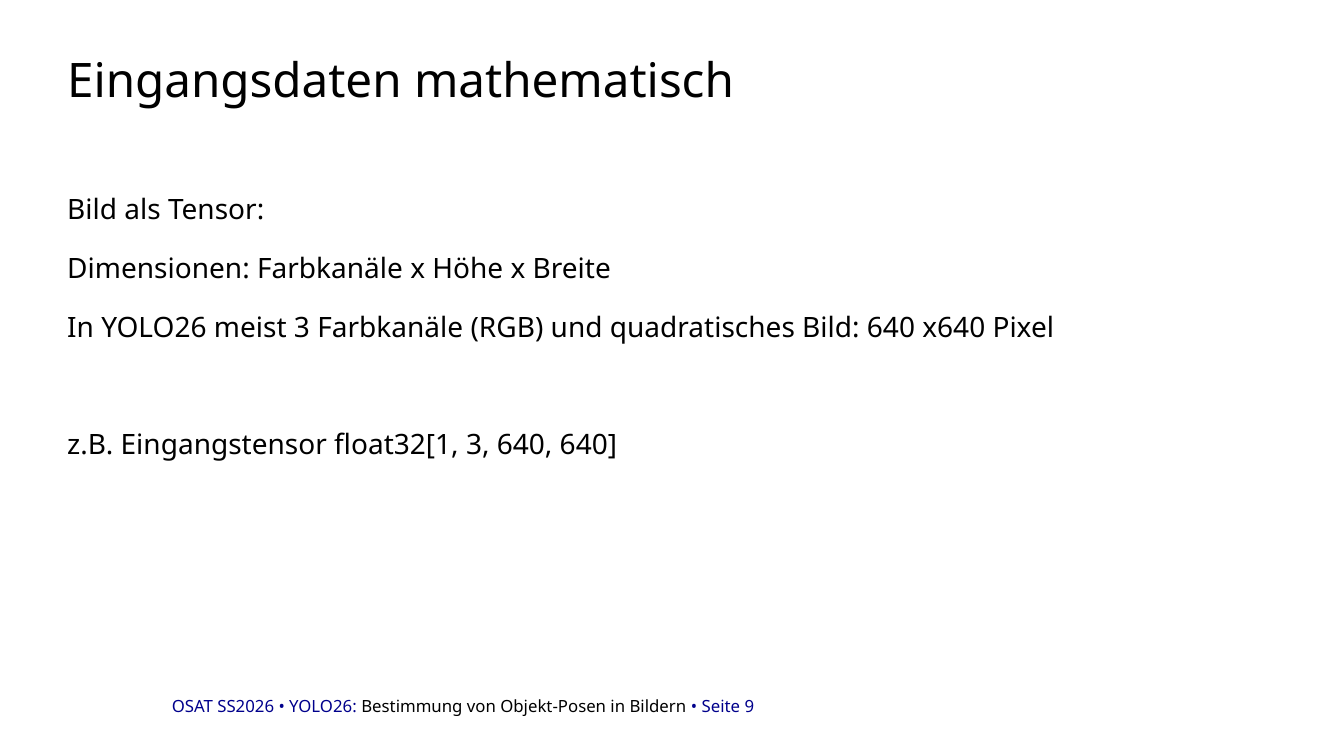
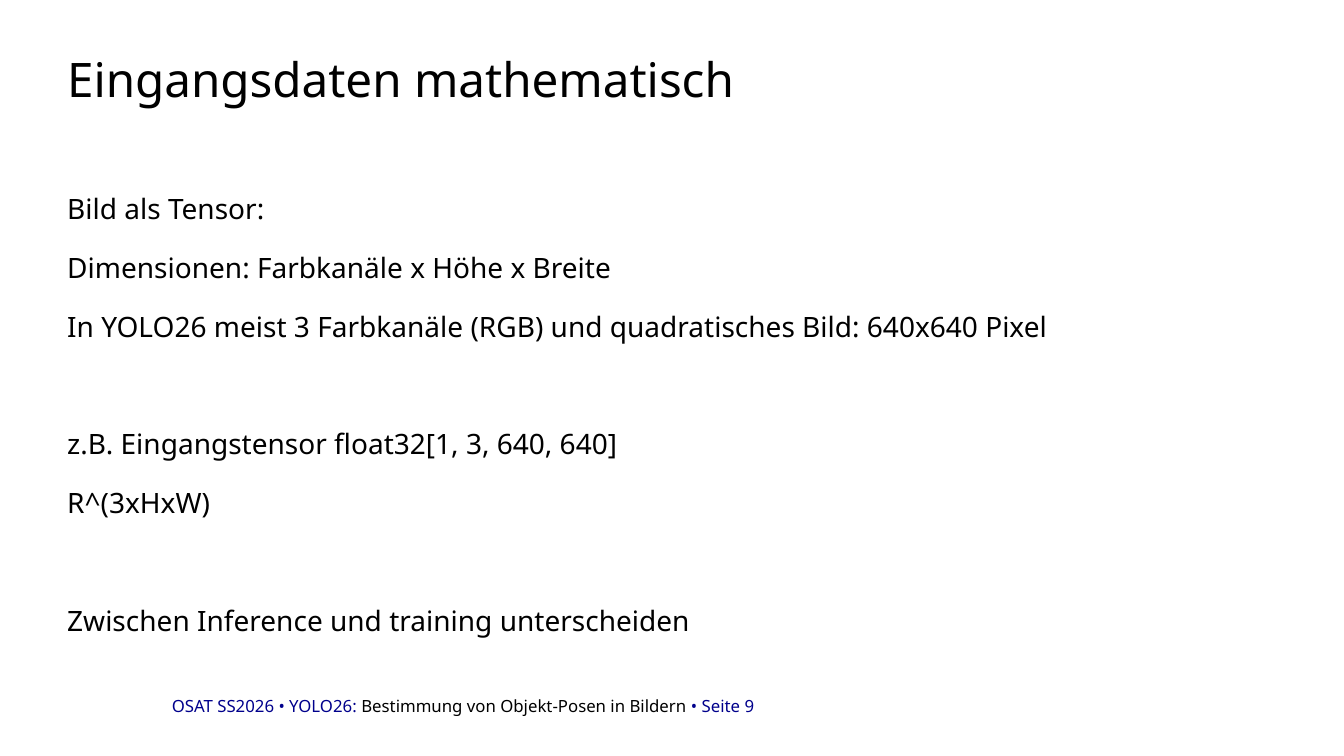
Before and after one commit to danhcon123/yolo_pose_estimation, a slide deck: slide 9 of docu/Zwischen Präsentation_backup.pptx. Drawn at 1344x756 pixels with LibreOffice and Linux fonts; fonts in the diff are those of the drawing; background and template pictures are left out. Boxes give left, top, right and bottom in pixels: in the first picture for what was removed or moved away, otherwise in the second. Text is boxed around its words. In the diff, an @@ line names an element or a change of style, - is before the commit and + after.

```diff
--- a/docu/Zwischen Präsentation_backup.pptx
+++ b/docu/Zwischen Präsentation_backup.pptx
@@ text at (67,315,1047,344): spaces changed @@
-In YOLO26 meist 3 Farbkanäle (RGB) und quadratisches Bild: 640 x640 Pixel
+In YOLO26 meist 3 Farbkanäle (RGB) und quadratisches Bild: 640x640 Pixel
@@ text at (67,492,690,638): paragraphs added @@
+R^(3xHxW)
+Zwischen Inference und training unterscheiden
```
Also in this commit, not shown: 2 other slides changed, 1 slide added.
